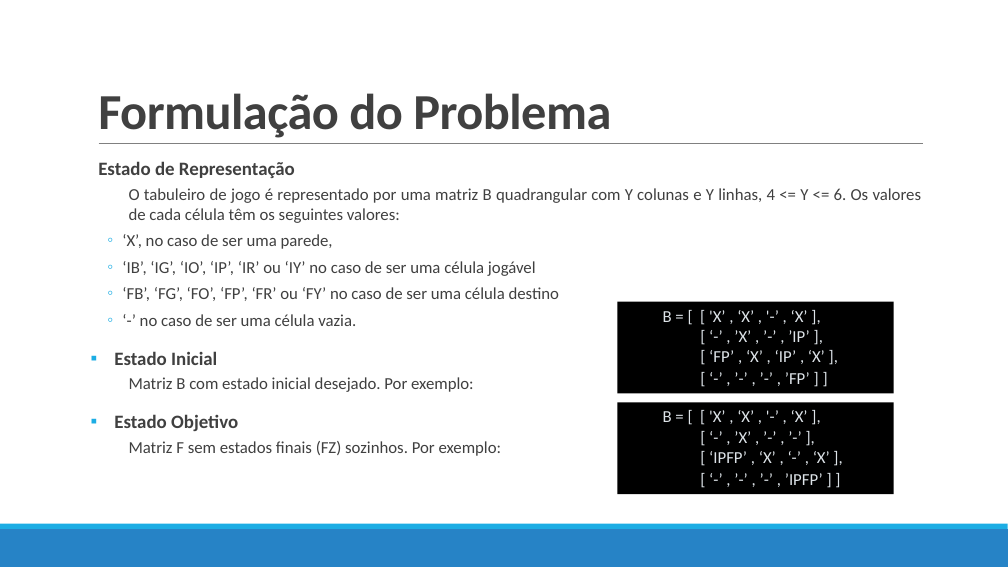
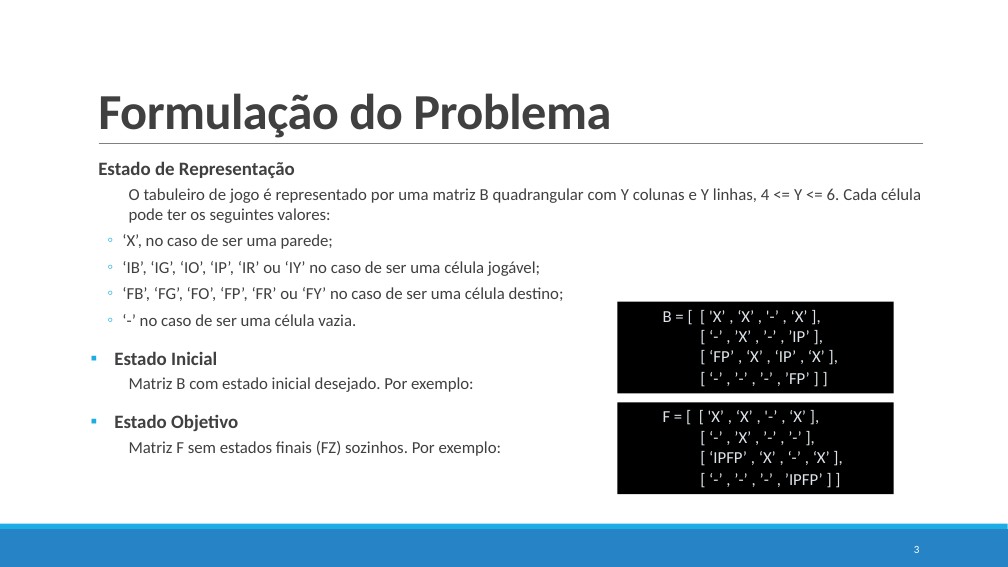
Before and after one commit to pedrovponte/IART-g39, a slide deck: slide 3 of docs/finalpresentation.pptx. Drawn at 1008x567 pixels with LibreOffice and Linux fonts; fonts in the diff are those of the drawing. Boxes give left, top, right and bottom in pixels: in the first picture for what was removed or moved away, otherwise in the second. Text is boxed around its words. In the diff, an @@ line names an element or a change of style, - is before the commit and + after.

```diff
--- a/docs/finalpresentation.pptx
+++ b/docs/finalpresentation.pptx
@@ text at [122, 188, 921, 301]: text changed @@
-  O tabuleiro de jogo é representado por uma matriz B quadrangular com Y colunas e Y linhas, 4 <= Y <= 6. Os valores de cada célula têm os seguintes valores:
-  ◦ ‘X’, no caso de ser uma parede,
-  ◦ ‘IB’, ‘IG’, ‘IO’, ‘IP’, ‘IR’ ou ‘IY’ no caso de ser uma célula jogável
-  ◦ ‘FB’, ‘FG’, ‘FO’, ‘FP’, ‘FR’ ou ‘FY’ no caso de ser uma célula destino
+  O tabuleiro de jogo é representado por uma matriz B quadrangular com Y colunas e Y linhas, 4 <= Y <= 6. Cada célula pode ter os seguintes valores:
+  ◦ ‘X’, no caso de ser uma parede;
+  ◦ ‘IB’, ‘IG’, ‘IO’, ‘IP’, ‘IR’ ou ‘IY’ no caso de ser uma célula jogável;
+  ◦ ‘FB’, ‘FG’, ‘FO’, ‘FP’, ‘FR’ ou ‘FY’ no caso de ser uma célula destino;
@@ text in rectangle at [663, 410, 806, 422]: text changed @@
-  B = [ [ 'X’ , ‘X’ , '-’ , ‘X’ ],
+  F = [ [ 'X’ , ‘X’ , '-’ , ‘X’ ],
@@ page number added at [914, 546, 920, 553], 10.5 pt, text #FFFFFF @@
+3
```
Also in this commit, not shown: 18 other slides changed, 8 other files.
